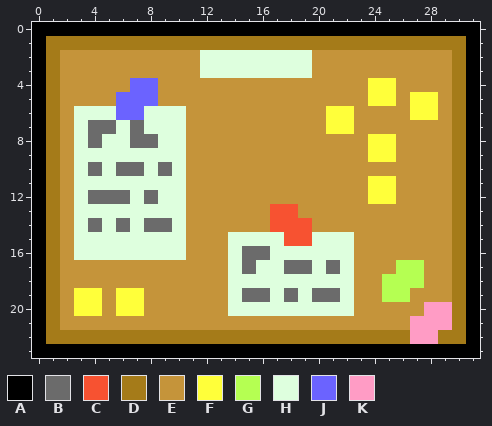
One commit to this pixel-art sprite: Assets/Graphics/Sprites/Objects/IndoorProps/MessageBoard.png. The picture above is the old version.
The file is 32x24 pixels.
Palette (. is transparent): A #000000  B #6b6b6b  C #f75231  D #a57b19  E #c5943a  F #ffff3a  G #b5ff52  H #deffde  J #6b63ff  K #ff9cc5
Pixels before, first column x 0:
 0 AAAAAAAAAAAAAAAAAAAAAAAAAAAAAAAA
 1 ADDDDDDDDDDDDDDDDDDDDDDDDDDDDDDA
 2 ADEEEEEEEEEEHHHHHHHHEEEEEEEEEEDA
 3 ADEEEEEEEEEEHHHHHHHHEEEEEEEEEEDA
 4 ADEEEEEJJEEEEEEEEEEEEEEEFFEEEEDA
 5 ADEEEEJJJEEEEEEEEEEEEEEEFFEFFEDA
 6 ADEHHHJJHHHEEEEEEEEEEFFEEEEFFEDA
 7 ADEHBBHBHHHEEEEEEEEEEFFEEEEEEEDA
 8 ADEHBHHBBHHEEEEEEEEEEEEEFFEEEEDA
 9 ADEHHHHHHHHEEEEEEEEEEEEEFFEEEEDA
10 ADEHBHBBHBHEEEEEEEEEEEEEEEEEEEDA
11 ADEHHHHHHHHEEEEEEEEEEEEEFFEEEEDA
12 ADEHBBBHBHHEEEEEEEEEEEEEFFEEEEDA
13 ADEHHHHHHHHEEEEEECCEEEEEEEEEEEDA
14 ADEHBHBHBBHEEEEEECCCEEEEEEEEEEDA
15 ADEHHHHHHHHEEEHHHHCCHHHEEEEEEEDA
16 ADEHHHHHHHHEEEHBBHHHHHHEEEEEEEDA
17 ADEEEEEEEEEEEEHBHHBBHBHEEEGGEEDA
18 ADEEEEEEEEEEEEHHHHHHHHHEEGGGEEDA
19 ADEFFEFFEEEEEEHBBHBHBBHEEGGEEEDA
20 ADEFFEFFEEEEEEHHHHHHHHHEEEEEKKDA
21 ADEEEEEEEEEEEEEEEEEEEEEEEEEKKKDA
22 ADDDDDDDDDDDDDDDDDDDDDDDDDDKKDDA
23 AAAAAAAAAAAAAAAAAAAAAAAAAAAAAAAA
Once edited:
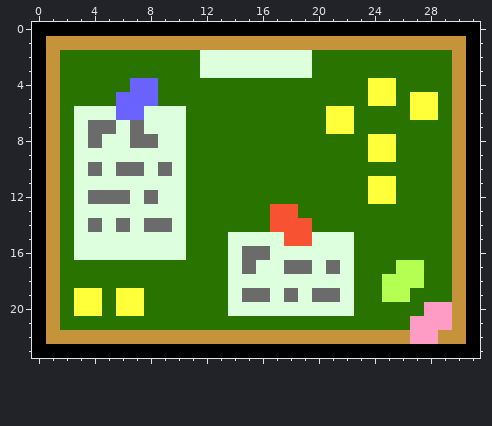
The author wrote: Altered message board sprite to make it stick out more and be more clearly interactable
From old to new:
{"colour":"D","old":"#a57b19","new":"#c5943a"}
{"colour":"E","old":"#c5943a","new":"#297300"}
